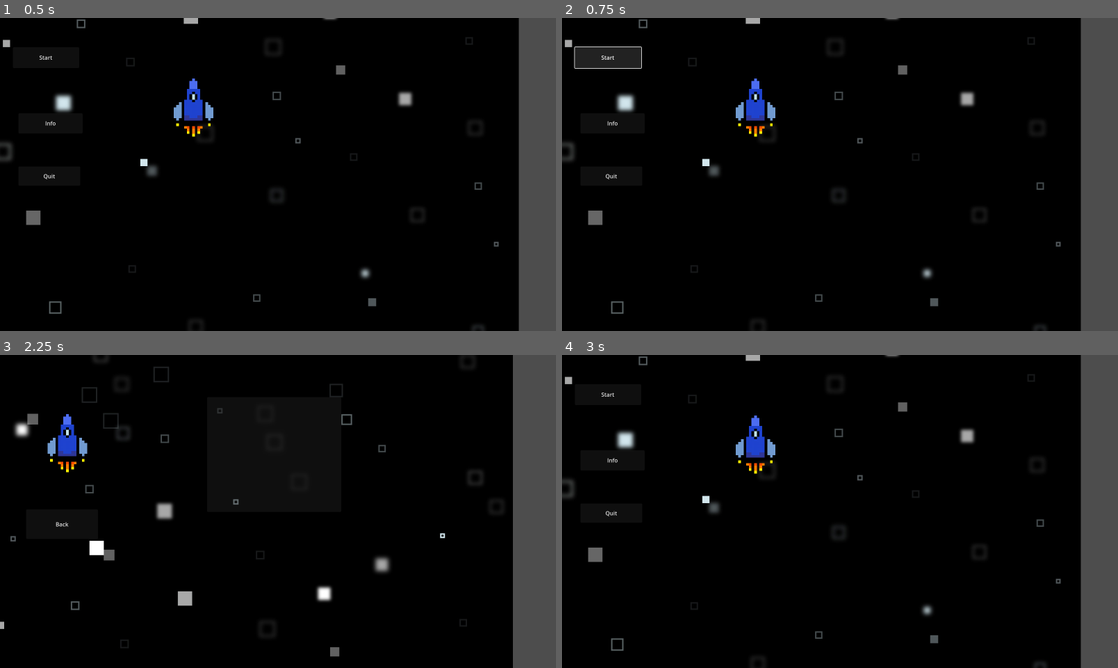
Above: before the commit, frames 1-4 (two rows, left to right).
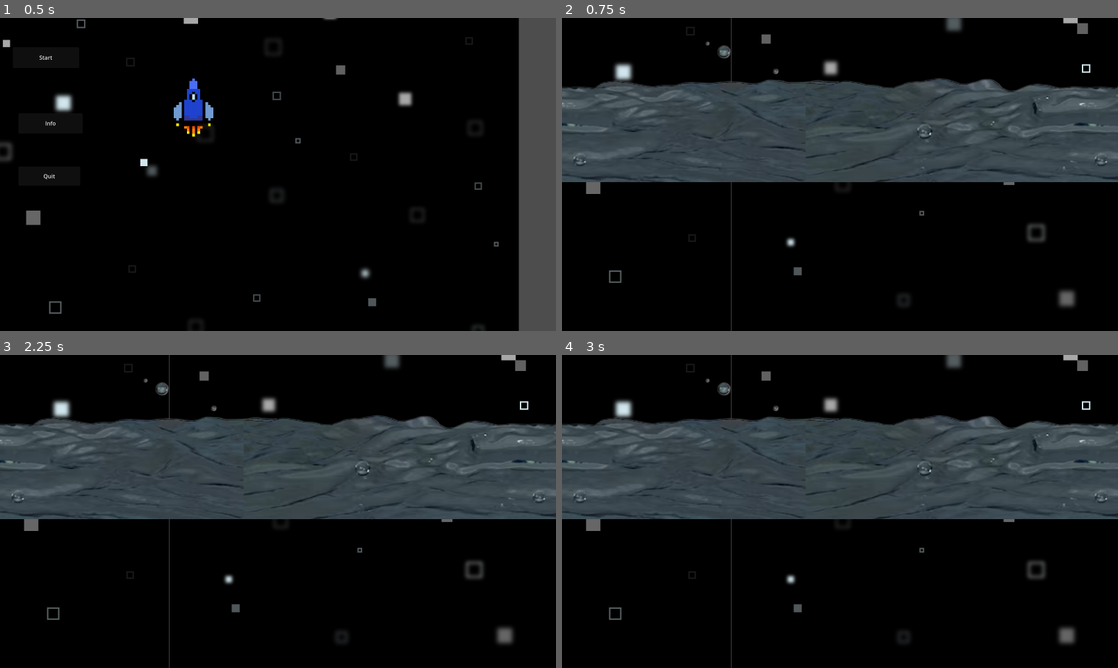
Above: after the commit, the same moments.

Repository: LagkageGobler/SpaceGameFool
Game: Godot game, scene res://menu.tscn
Two runs of this game, one before a commit and one after it. Both use one fixed random seed, a clock stepped at 60 frames per second and the inputs below. The project has no main scene, so this scene is started directly.
Inputs (mouse positions are in pixels of both pictures, inside the frame that each line leads up to):
- Up to frame 1 (0.5 s): no input
- Up to frame 2 (0.75 s): click "Start" at 0.5 s
- Up to frame 3 (2.25 s): click (44, 395) at 1.25 s, where only the run before the commit has a clickable "Start"; click (50, 461) at 2 s, where only the run before the commit has a clickable "Info"
- Up to frame 4 (3 s): click (623, 524) at 2.75 s, where only the run before the commit has a clickable "Back"

Frame 1 is identical in both runs. In frame 2, 37% of the frame differs, in the area x 0-100%, y 0-100%; in frame 3, 37%; in frame 4, 36%.

Commit message:
har lavet colition til månen

Diff:
--- a/rumskip/menu.gd
+++ b/rumskip/menu.gd
@@ -5,3 +5,9 @@
 
 func _on_info_pressed() -> void:
 	get_tree().change_scene_to_file("res://Info.tscn")
+
+
+
+
+func _on_start_pressed() -> void:
+	get_tree().change_scene_to_file("res://moon an starsky.tscn")
--- a/rumskip/menu.tscn
+++ b/rumskip/menu.tscn
@@ -22,7 +22,7 @@
 scale = Vector2(0.1, 0.1)
 texture = ExtResource("2_wljqy")
 
-[node name="Button" type="Button" parent="."]
+[node name="start" type="Button" parent="."]
 layout_mode = 0
 offset_left = 37.0
 offset_top = 84.0
@@ -46,5 +46,6 @@
 offset_bottom = 482.0
 text = "Quit"
 
+[connection signal="pressed" from="start" to="." method="_on_start_pressed"]
 [connection signal="pressed" from="Info" to="." method="_on_info_pressed"]
 [connection signal="pressed" from="Quit" to="." method="_on_quit_pressed"]
--- a/rumskip/moon an starsky.tscn
+++ b/rumskip/moon an starsky.tscn
@@ -1,15 +1,21 @@
-[gd_scene load_steps=3 format=3 uid="uid://bqjo3rh4oxn2p"]
+[gd_scene load_steps=4 format=3 uid="uid://bqjo3rh4oxn2p"]
 
 [ext_resource type="Texture2D" uid="uid://bjumgm38goq7v" path="res://rumskip/star sky.jpg" id="1_6ksnw"]
 [ext_resource type="Texture2D" uid="uid://837huuusf5k3" path="res://rumskip/moon.png" id="2_tnw2p"]
+
+[sub_resource type="RectangleShape2D" id="RectangleShape2D_l6qca"]
+size = Vector2(200, 200)
 
 [node name="Node2D" type="Node2D"]
 
 [node name="ParallaxBackground" type="ParallaxBackground" parent="."]
 
 [node name="ParallaxLayer" type="ParallaxLayer" parent="ParallaxBackground"]
+motion_scale = Vector2(0.1, 0.1)
+motion_mirroring = Vector2(2000, 2000)
 
 [node name="Sprite2D" type="Sprite2D" parent="ParallaxBackground/ParallaxLayer"]
+position = Vector2(-13, -81)
 texture = ExtResource("1_6ksnw")
 
 [node name="ParallaxLayer2" type="ParallaxLayer" parent="ParallaxBackground"]
@@ -17,3 +23,12 @@
 
 [node name="Sprite2D" type="Sprite2D" parent="ParallaxBackground/ParallaxLayer2"]
 texture = ExtResource("2_tnw2p")
+
+[node name="ParallaxLayer3" type="ParallaxLayer" parent="ParallaxBackground"]
+motion_mirroring = Vector2(200, 0)
+
+[node name="Area2D" type="Area2D" parent="ParallaxBackground/ParallaxLayer3"]
+
+[node name="CollisionShape2D" type="CollisionShape2D" parent="ParallaxBackground/ParallaxLayer3/Area2D"]
+position = Vector2(-693, 368)
+shape = SubResource("RectangleShape2D_l6qca")
Not shown: 1 places in rumskip/moon.tscn that only renumber resources
Not shown: 1 places in rumskip/starsky.tscn that only renumber resources
